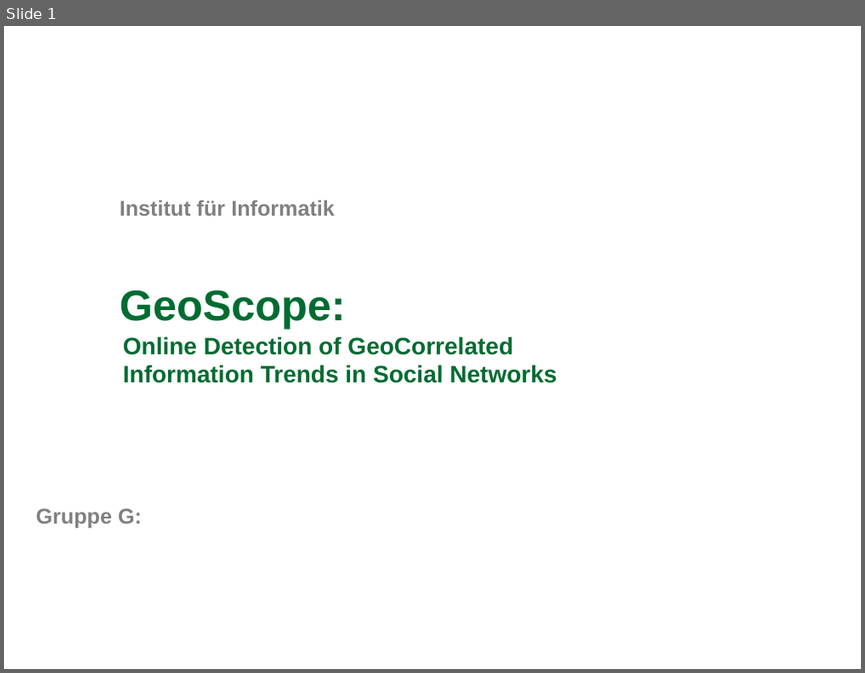
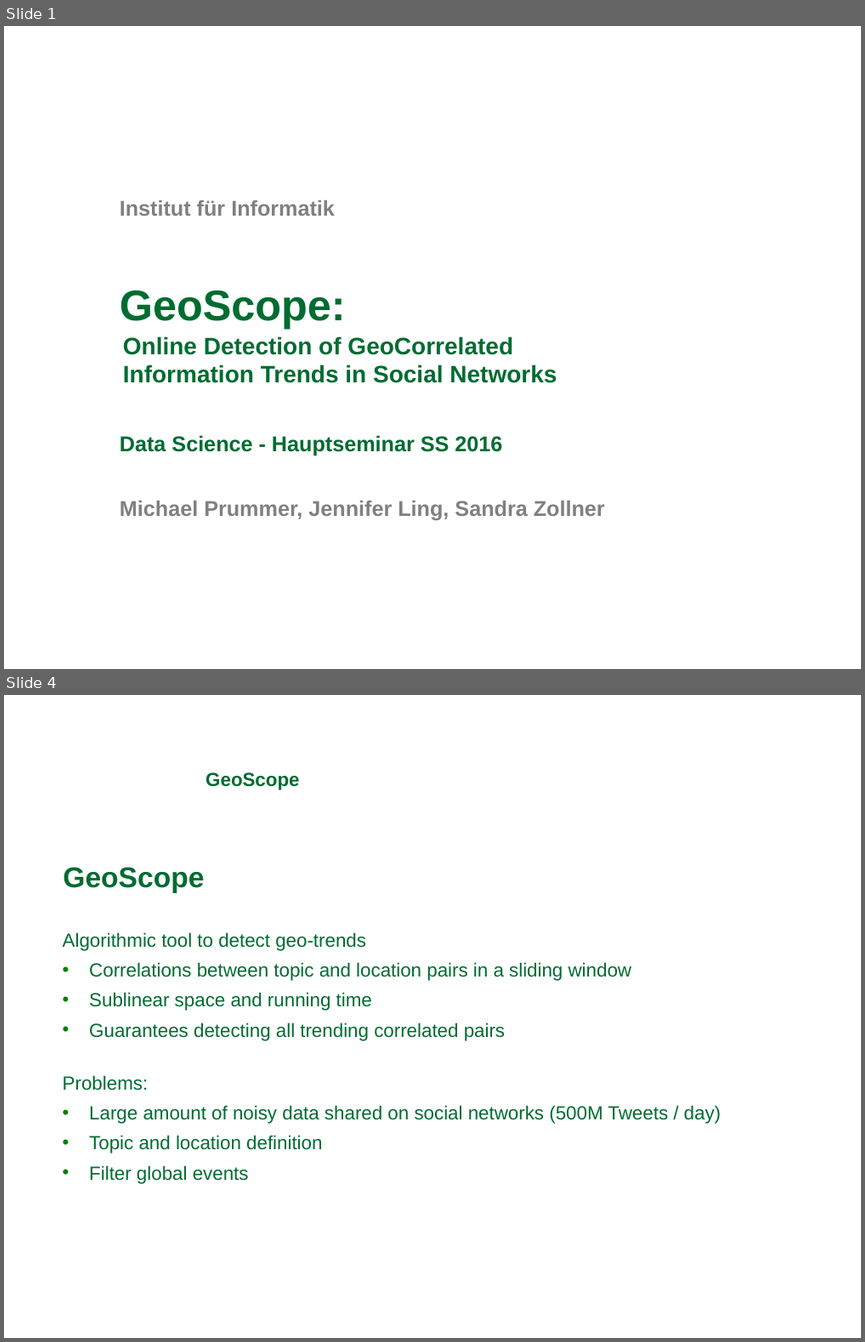
Before and after one commit to michaelprummer/datascience, a slide deck: GeoScope/DataScience1.ppt. Shown one above the other, each under a label of ours: slide 1 before the commit, slides 1 and 4 after it; the slides between them are not shown. The pictures are 865x673 and 865x1342 pixels, drawn with LibreOffice and Linux fonts; fonts in the diff are those of the drawing; background and template pictures are left out. Boxes give left, top, right and bottom in pixels: in the first picture for what was removed or moved away, otherwise in the second. Text is boxed around its words. In the diff, an @@ line names an element or a change of style, - is before the commit and + after.

```diff
--- a/GeoScope/DataScience1.ppt
+++ b/GeoScope/DataScience1.ppt
@@ slide 4 added at (x1=4, y1=695, x2=861, y2=1338), background picture (left out) @@
@@ text added at (x1=205, y1=772, x2=299, y2=790), 16 pt, text #006C31, bold @@
+GeoScope
@@ text added at (x1=63, y1=867, x2=204, y2=893), 24 pt, text #006C31, bold @@
+GeoScope
@@ text added at (x1=63, y1=932, x2=721, y2=1184), 16 pt, text #006C31 @@
+Algorithmic tool to detect geo-trends
+• Correlations between topic and location pairs in a sliding window
+• Sublinear space and running time
+• Guarantees detecting all trending correlated pairs
+Problems:
+• Large amount of noisy data shared on social networks (500M Tweets / day)
+• Topic and location definition
+• Filter global events
@@ slide 1 changed as well @@
@@ text at (x1=120, y1=435, x2=502, y2=456): text changed; text colour #808080 to #006C31 @@
-Gruppe G:
+Data Science - Hauptseminar SS 2016
@@ text added at (x1=120, y1=500, x2=605, y2=520), 18 pt, text #808080, bold @@
+Michael Prummer, Jennifer Ling, Sandra Zollner
```
Also in this commit, not shown: 11 other slides added, 1 slide removed, 1 other file.
